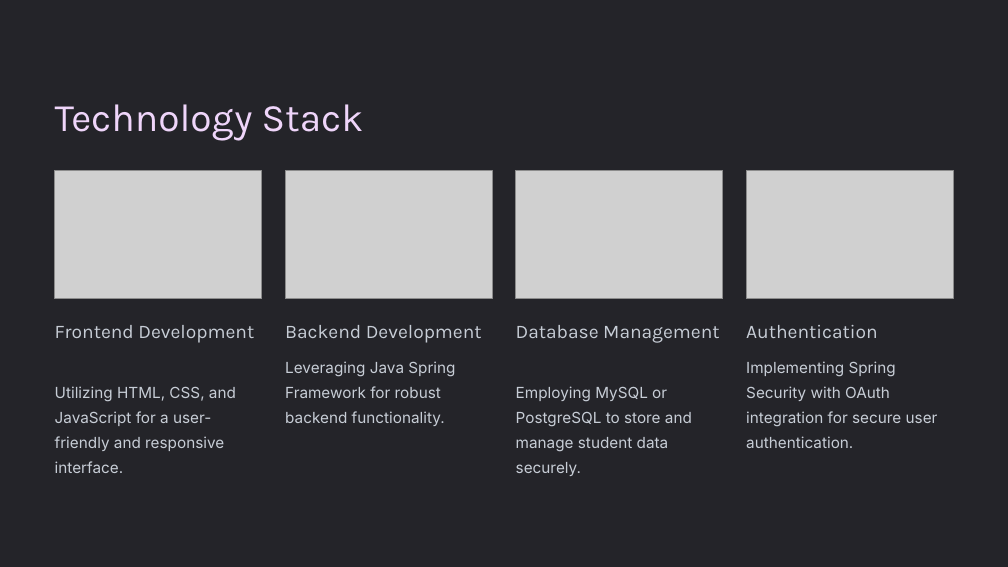
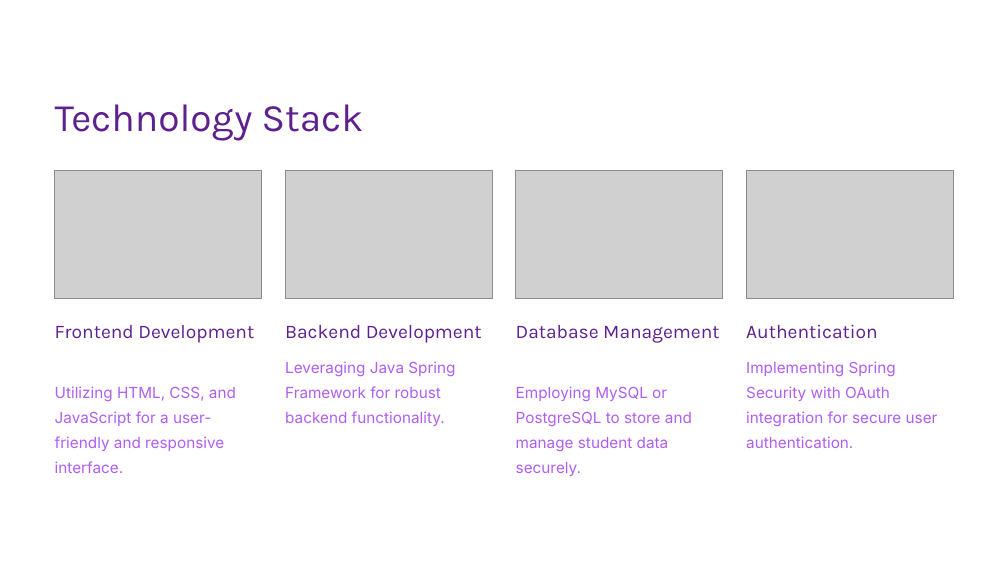
Before and after one commit to Zughayyar/JavaProject-Certificate-Manager, a slide deck: slide 7 of Presentation/Certificate-Manager-Project.pptx. Drawn at 1008x567 pixels with LibreOffice and Linux fonts; fonts in the diff are those of the drawing; grey boxes stand for pictures; background and template pictures are left out. Boxes give left, top, right and bottom in pixels: in the first picture for what was removed or moved away, otherwise in the second. Text is boxed around its words. In the diff, an @@ line names an element or a change of style, - is before the commit and + after.

```diff
--- a/Presentation/Certificate-Manager-Project.pptx
+++ b/Presentation/Certificate-Manager-Project.pptx
@@ rectangle at [0,0,1008,567]: fill #242429 to #FFFFFF @@
@@ text "Technology Stack" at [55,104,364,141]: text colour #EFD5FA to #5E208E @@
@@ text colour #C7CDD6 to #5E208E in 4 elements at [55,325,254,343], [285,325,482,343], [516,325,719,343], [746,325,877,339] @@
@@ text colour #C7CDD6 to #B05EF1 in 4 elements at [55,386,236,473], [285,361,455,426], [516,386,692,476], [746,361,938,448] @@
@@ rectangle added at [874,519,1008,567], fill #FFFFFF, outline #FFFFFF 1 pt @@
```
Also in this commit, not shown: 5 other slides changed, 4 slides added, 4 slides removed, 1 other file.
